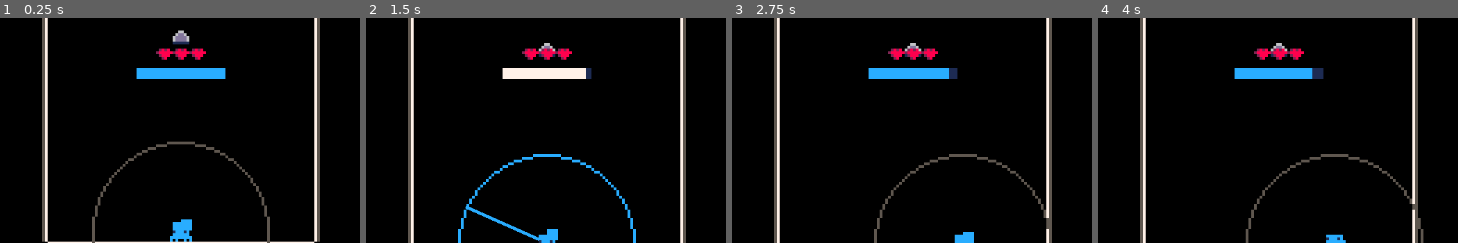
Above: before the commit, frames 1-4 (left to right).
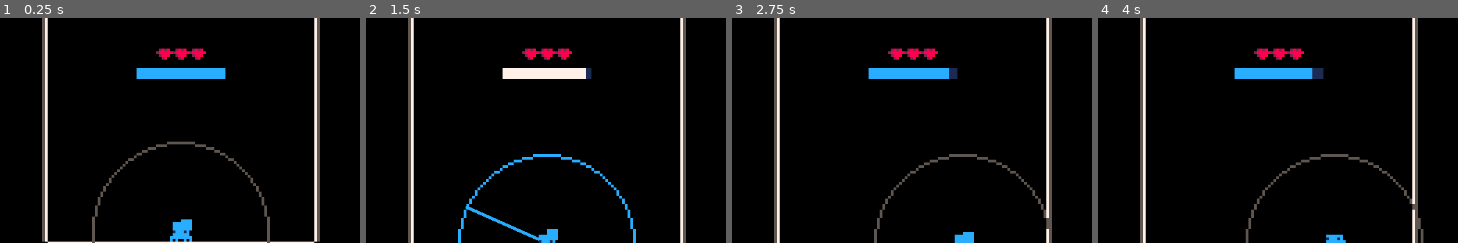
Above: after the commit, the same moments.

Repository: Flamenccio/spider-jump
Game: Godot game, scene res://scenes/game.tscn
Same seed, same stepped clock (60 frames per second), same inputs: the game is played once before the commit and once after it. The engine's default icon, where the game draws it, is replaced by a stand-in: a white triangle on a blue panel in a dark square.
Inputs (mouse positions are % of the whole screen's width and height, from its top left):
- Up to frame 1 (0.25 s): no input
- Up to frame 2 (1.5 s): tap Enter at 0.5 s; move the mouse to (75, 45) at 0.52 s; press the mouse at (75, 45) at 0.53 s; hold D (move_right) 0.53-1.25 s; release the mouse at (75, 45) at 1.25 s; drag from (28, 55) to (51, 8) at 1.27 s
- Up to frame 3 (2.75 s): move the mouse to (62, 28) at 2.02 s; hold D (move_right) from 2.03 s (still down); tap Delete at 2.1 s
- Up to frame 4 (4 s): release D (move_right) at 2.75 s; drag from (45, 70) to (57, 51) at 2.77 s; move the mouse to (84, 65) at 3.52 s; hold A (move_left) from 3.53 s (still down); tap V at 3.6 s
The pictures show only the part of the screen within x 26-75%, y 0-50%; the shares and areas given below are measured in that part.

The runs differ from the first frame. In frame 1, 0.3% of the frame differs, in the area x 47-53%, y 5-12%; in frame 2, 0.1%; in frame 3, 0.1%; in frame 4, 0.1%.

Commit message:
immediately set safe spot when activating level up platform

Diff:
--- /dev/null
+++ b/resources/flash_particles/item_collected.tres
@@ -0,0 +1,44 @@
+[gd_resource type="Resource" script_class="SavedFlashParticle" load_steps=7 format=3 uid="uid://bxcjtoe13tvyh"]
+
+[ext_resource type="Script" uid="uid://bgsqdi06rfc2h" path="res://scripts/particles/saved_flash_particle.gd" id="1_b61ui"]
+[ext_resource type="Texture2D" uid="uid://ex8515gmc6l3" path="res://sprites/item_collected-Sheet.png" id="1_qgpus"]
+
+[sub_resource type="AtlasTexture" id="AtlasTexture_2sbws"]
+atlas = ExtResource("1_qgpus")
+region = Rect2(32, 0, 16, 16)
+
+[sub_resource type="AtlasTexture" id="AtlasTexture_3mnxl"]
+atlas = ExtResource("1_qgpus")
+region = Rect2(64, 0, 16, 16)
+
+[sub_resource type="AtlasTexture" id="AtlasTexture_lq48l"]
+atlas = ExtResource("1_qgpus")
+region = Rect2(80, 0, 16, 16)
+
+[sub_resource type="SpriteFrames" id="SpriteFrames_f467b"]
+animations = [{
+"frames": [{
+"duration": 1.0,
+"texture": SubResource("AtlasTexture_2sbws")
+}, {
+"duration": 1.0,
+"texture": SubResource("AtlasTexture_3mnxl")
+}, {
+"duration": 1.0,
+"texture": SubResource("AtlasTexture_lq48l")
+}],
+"loop": false,
+"name": &"default",
+"speed": 20.0
+}]
+
+[resource]
+script = ExtResource("1_b61ui")
+particle_name = "item_collected"
+frames = SubResource("SpriteFrames_f467b")
+offset = Vector2(0, 0)
+scale = Vector2(1, 1)
+z_index = 10
+expiration_type = 0
+expiration_loops = 0
+metadata/_custom_type_script = "uid://bgsqdi06rfc2h"
--- a/scenes/game.tscn
+++ b/scenes/game.tscn
@@ -28,11 +28,7 @@
 [ext_resource type="PackedScene" uid="uid://bbd2meqorrjoe" path="res://scenes/high_score_line.tscn" id="23_bt5mj"]
 [ext_resource type="Texture2D" uid="uid://bn75rko42o47k" path="res://sprites/blinkfly_reticle-Sheet.png" id="29_suyxu"]
 [ext_resource type="Script" uid="uid://c10ujhyqm6myp" path="res://scripts/player/blinkfly_reticle.gd" id="30_sgl2t"]
-[ext_resource type="PackedScene" uid="uid://c86i2lk66j4dv" path="res://scenes/level_objects/generic_item.tscn" id="30_v2yb1"]
-[ext_resource type="Resource" uid="uid://bu73qvqlgwfe7" path="res://resources/powerups/heavy_beetle.tres" id="31_js0lu"]
-[ext_resource type="Texture2D" uid="uid://bquahomw7iykq" path="res://sprites/powerups.png" id="32_gxtfn"]
 [ext_resource type="PackedScene" uid="uid://dl7mj4mqx0jp0" path="res://scenes/slip.tscn" id="32_js0lu"]
-[ext_resource type="Shape2D" uid="uid://xea35tgp3ulm" path="res://resources/default_item_hitbox.tres" id="33_twgab"]
 
 [sub_resource type="RectangleShape2D" id="RectangleShape2D_eow3j"]
 size = Vector2(256, 16)
@@ -84,13 +80,8 @@
 "speed": 12.0
 }]
 
-[sub_resource type="AtlasTexture" id="AtlasTexture_ih772"]
-atlas = ExtResource("32_gxtfn")
-region = Rect2(32, 0, 8, 8)
-
 [node name="Game" type="Node2D"]
 script = ExtResource("1_264po")
-_debug_initial_difficulty = 6
 _base_stamina_drain_amount = 0.033
 
 [node name="Camera" type="Camera2D" parent="." node_paths=PackedStringArray("_follow_target")]
@@ -216,18 +207,6 @@
 script = ExtResource("30_sgl2t")
 
 [node name="Slip" parent="." instance=ExtResource("32_js0lu")]
-
-[node name="HeavyBeetle" parent="." instance=ExtResource("30_v2yb1")]
-position = Vector2(0, -81)
-_debug_item = ExtResource("31_js0lu")
-_item_id = "heavy_beetle"
-
-[node name="@Sprite2D@25357" type="Sprite2D" parent="HeavyBeetle"]
-z_index = 10
-texture = SubResource("AtlasTexture_ih772")
-
-[node name="@CollisionShape2D@25358" type="CollisionShape2D" parent="HeavyBeetle"]
-shape = ExtResource("33_twgab")
 
 [connection signal="levelled_up" from="." to="LevelSpawner" method="_on_level_up"]
 [connection signal="on_game_over" from="." to="UI/DeathScreen" method="show" flags=3]
--- a/scenes/level_up_platform.tscn
+++ b/scenes/level_up_platform.tscn
@@ -58,4 +58,5 @@
 [connection signal="platform_triggered" from="." to="Active" method="show"]
 [connection signal="platform_triggered" from="." to="Inactive" method="hide"]
 [connection signal="platform_triggered" from="." to="CollisionShape2D" method="set_disabled" flags=3 binds= [false]]
+[connection signal="body_entered" from="PlayerSensor" to="." method="_on_player_sensor_body_entered" flags=6]
 [connection signal="body_entered" from="PlayerSensor" to="." method="_on_player_entered" flags=6 unbinds=1]
--- a/scripts/item_handler.gd
+++ b/scripts/item_handler.gd
@@ -21,10 +21,10 @@
 
 	if item.item_id == ItemIds.YUMFLY_ITEM:
 		PlayerStatsInterface.change_stat.emit(PlayerStatsInterface.STATS_STAMINA, YUMFLY_STAMINA_RECOVERY)
-		# TODO: duplicate?
 		PlayerEventBus.player_consumed_item.emit(item)
 		PlayerEventBus.item_collected.emit(item.item_id)
 		collected_item.emit(item.item_id)
+		GlobalFlashParticleSpawner.spawn_particle("item_collected", item.global_position, 0.0)
 		return
 
 	push_error('item handler: unknown item id "{0}"'.format({'0': item.item_id}))
--- a/scripts/level_up_platform.gd
+++ b/scripts/level_up_platform.gd
@@ -8,3 +8,7 @@
 	PlayerStatsInterface.change_stat.emit(PlayerStatsInterface.STATS_STAMINA, _LEVEL_UP_STAMINA_RESTORE)
 	platform_triggered.emit()
 	GlobalFlashParticleSpawner.spawn_particle("player_level_up_text", global_position, 0.0)
+
+
+func _on_player_sensor_body_entered(body:Node2D) -> void:
+	body.call("on_level_up_platform_reached")
--- a/scripts/player/player.gd
+++ b/scripts/player/player.gd
@@ -32,6 +32,10 @@
 	)
 	add_child(_invincibility_timer)
 	GameConstants.player = self
+
+
+func on_level_up_platform_reached() -> void:
+	external_set_safe_spot.emit(global_position)
 
 
 func _on_input_service_move_input_change(move_input: Vector2) -> void:
--- a/scripts/player/safe_state.gd
+++ b/scripts/player/safe_state.gd
@@ -26,17 +26,17 @@
 const _SEARCH_SPAN_WIDTH = 112.0
 const _MAX_SEARCHES = 20
 
-func _save_state() -> void:
+func _save_state(force: bool = false) -> void:
 	var rounded_position = Vector2(roundf(_player.global_position.x), roundf(_player.global_position.y))
 
 	# Check area for danger (spikes)
 	var results := _danger_shapecast.intersect_shape(Vector2.ZERO, _MAX_SHAPECAST_RESULTS)
-	if results.size() > 0:
+	if results.size() > 0 and not force:
 		return
 
 	# Check if area is on the ground
 	var results_2 := _safe_spot_shapecast.intersect_shape(Vector2.ZERO)
-	if results_2.size() == 0:
+	if results_2.size() == 0 and not force:
 		return
 
 	var valid = false
@@ -49,7 +49,7 @@
 		if valid:
 			break
 
-	if not valid:
+	if not valid and not force:
 		return
 
 	_position = rounded_position
Not shown: 1 places in scenes/game.tscn that only renumber resources
Binary file added: sprites/item_collected-Sheet.png
Not shown, added: sprites/item_collected-Sheet.png.import
